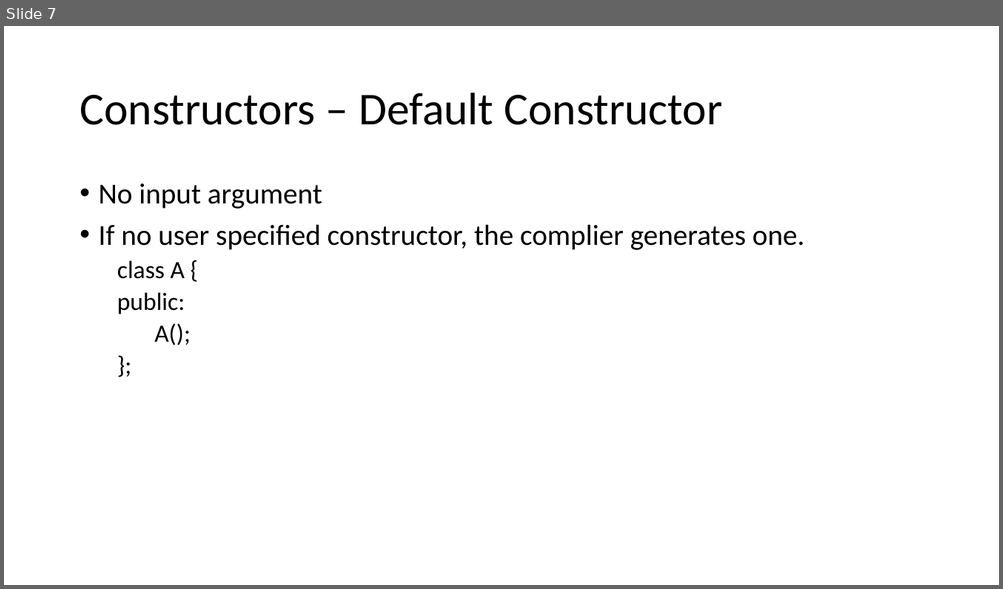
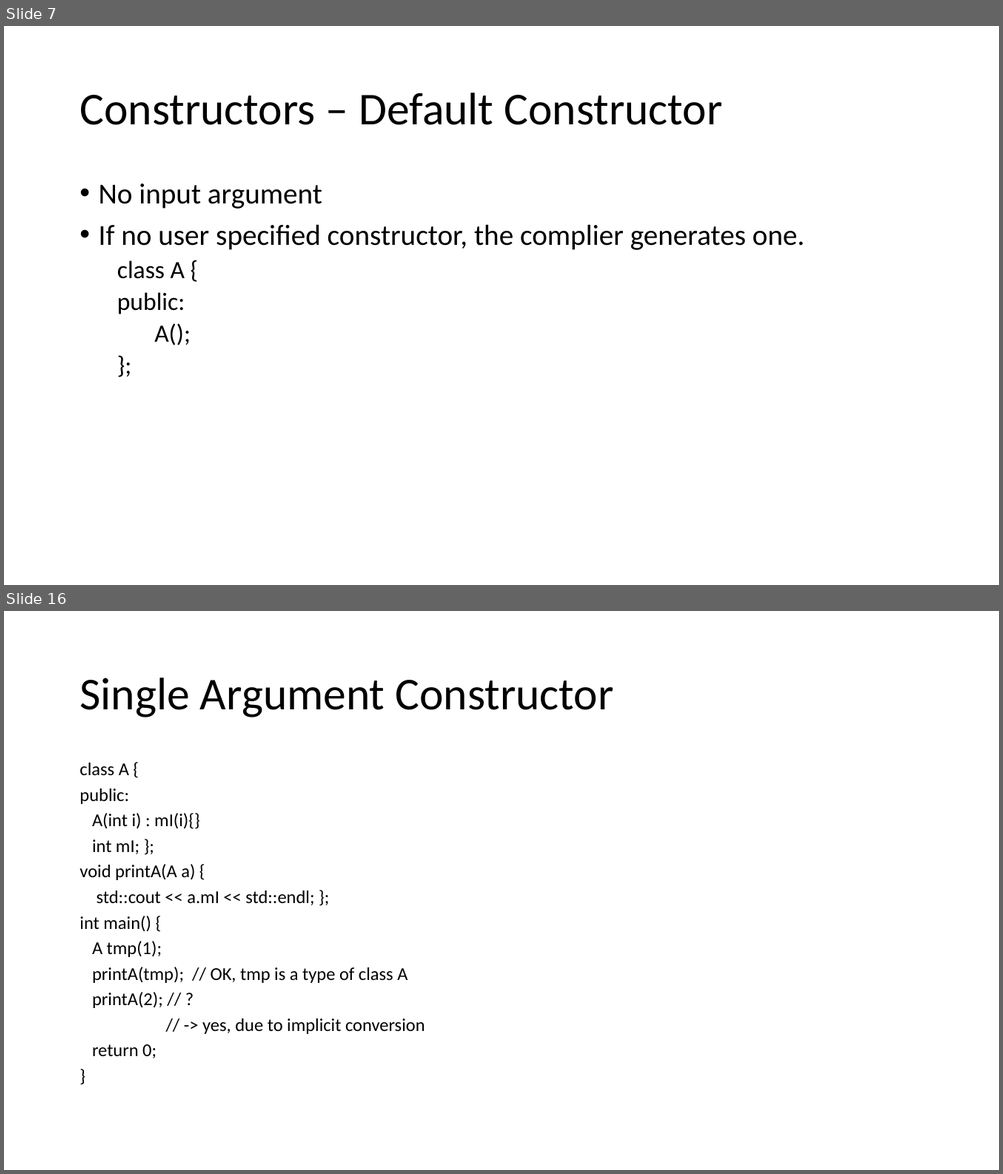
Before and after one commit to winniegy/MyPublic, a slide deck: cppTechniques/C++ Techniques 01.pptx. Shown one above the other, each under a label of ours: slide 7 before the commit, slides 7 and 16 after it; the slides between them are not shown. The pictures are 1003x589 and 1003x1174 pixels, drawn with LibreOffice and Linux fonts; fonts in the diff are those of the drawing. Boxes give left, top, right and bottom in pixels: in the first picture for what was removed or moved away, otherwise in the second. Text is boxed around its words. In the diff, an @@ line names an element or a change of style, - is before the commit and + after.

```diff
--- a/cppTechniques/C++ Techniques 01.pptx
+++ b/cppTechniques/C++ Techniques 01.pptx
@@ slide 16 added at [4,611,999,1170], background #FFFFFF @@
@@ title added at [79,678,613,718], 44 pt, text #000000 @@
+Single Argument Constructor
@@ text added at [79,763,425,1059], 17.5 pt, text #000000 @@
+class A {
+public:
+A(int i) : mI(i){}
+int mI; };
+void printA(A a) {
+std::cout << a.mI << std::endl; };
+int main() {
+A tmp(1);
+printA(tmp); // OK, tmp is a type of class A
+printA(2); // ?
+// -> yes, due to implicit conversion
+return 0;
+}
```
Also in this commit, not shown: 3 slides changed, 27 other slides added, 21 other files.
